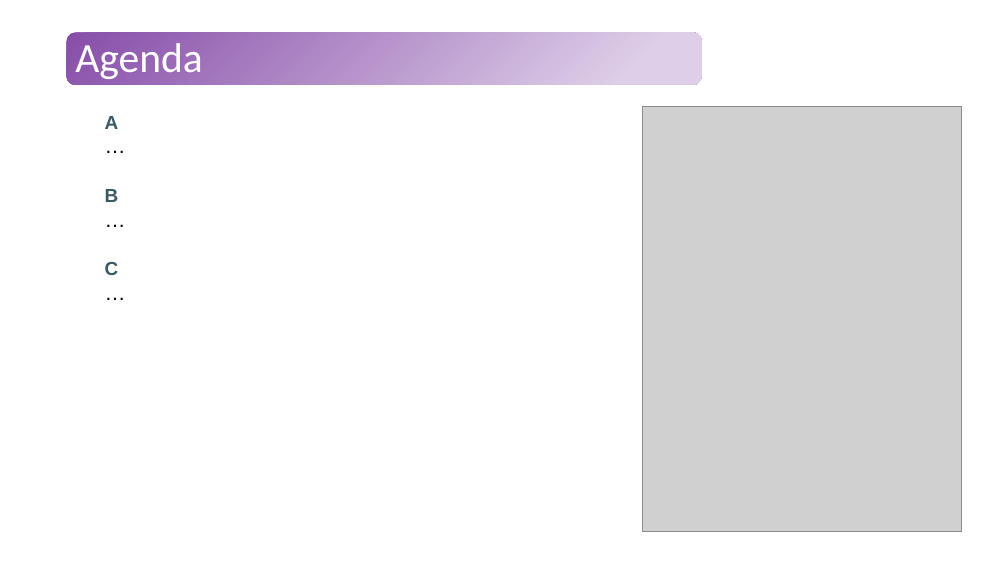
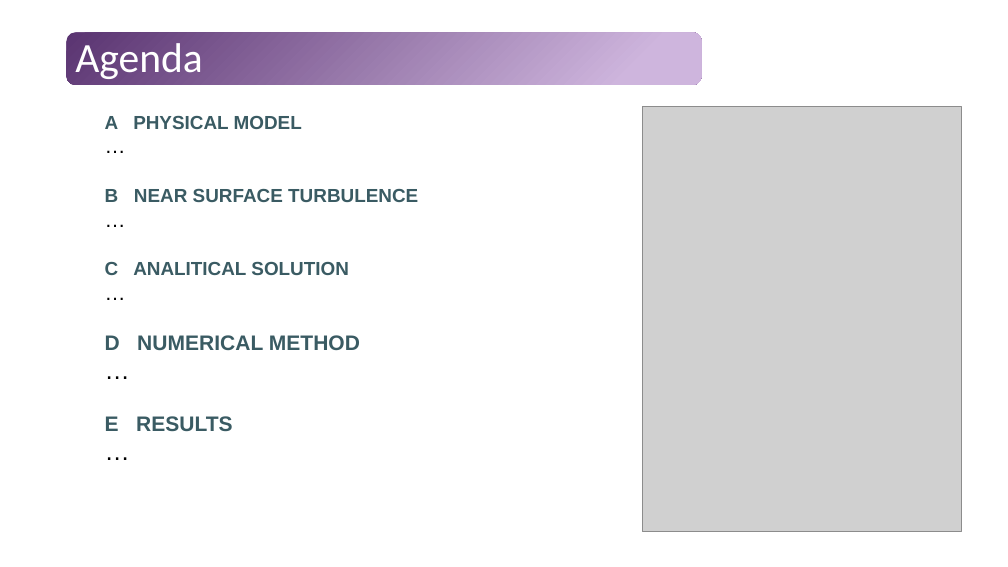
Before and after one commit to Tavi681/PoliPhysics, a slide deck: slide 2 of Tema 1/paper/Tema1.pptx. Drawn at 1008x567 pixels with LibreOffice and Linux fonts; fonts in the diff are those of the drawing; grey boxes stand for pictures. Boxes give left, top, right and bottom in pixels: in the first picture for what was removed or moved away, otherwise in the second. Text is boxed around its words. In the diff, an @@ line names an element or a change of style, - is before the commit and + after.

```diff
--- a/Tema 1/paper/Tema1.pptx
+++ b/Tema 1/paper/Tema1.pptx
@@ rounded rectangle at (x1=67, y1=33, x2=702, y2=85): fill gradient #874EA9 to #DECEE8 to gradient #5A3471 to #CEB5DD @@
@@ text at (x1=105, y1=116, x2=302, y2=129): text changed @@
-A
+A PHYSICAL MODEL
@@ text at (x1=105, y1=189, x2=418, y2=202): text changed @@
-B
+B NEAR SURFACE TURBULENCE
@@ text at (x1=105, y1=262, x2=349, y2=275): text changed @@
-C
+C ANALITICAL SOLUTION
@@ text at (x1=105, y1=335, x2=360, y2=431): paragraphs added @@
+D NUMERICAL METHOD
+…
+E RESULTS
+…
```
Also in this commit, not shown: 1 other slide changed, 2 slides added, 2 slides removed, 1 other file.
